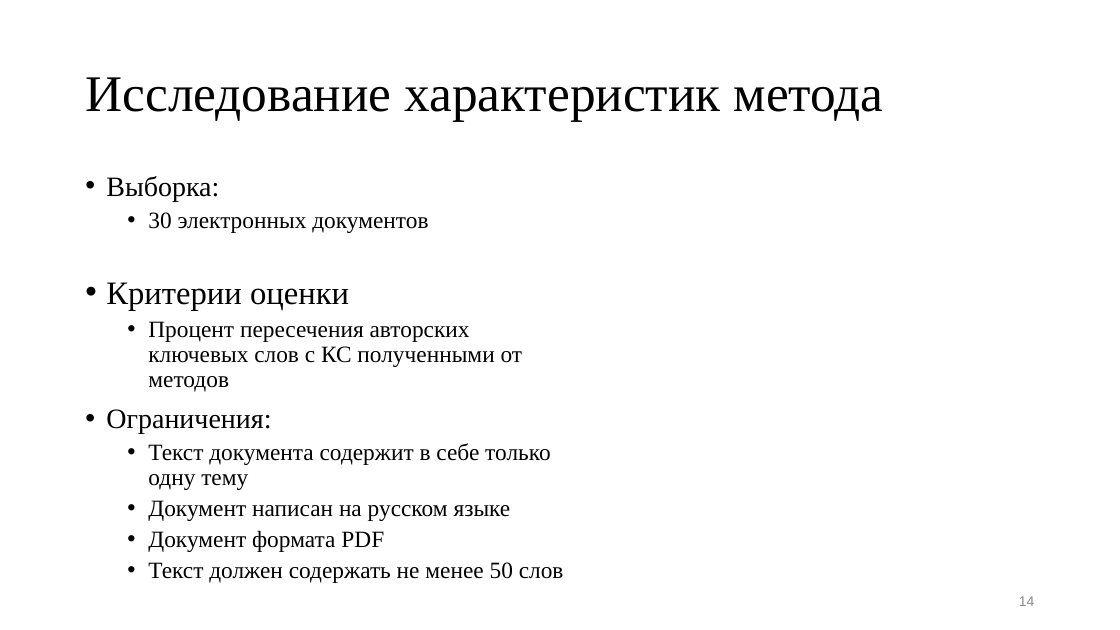
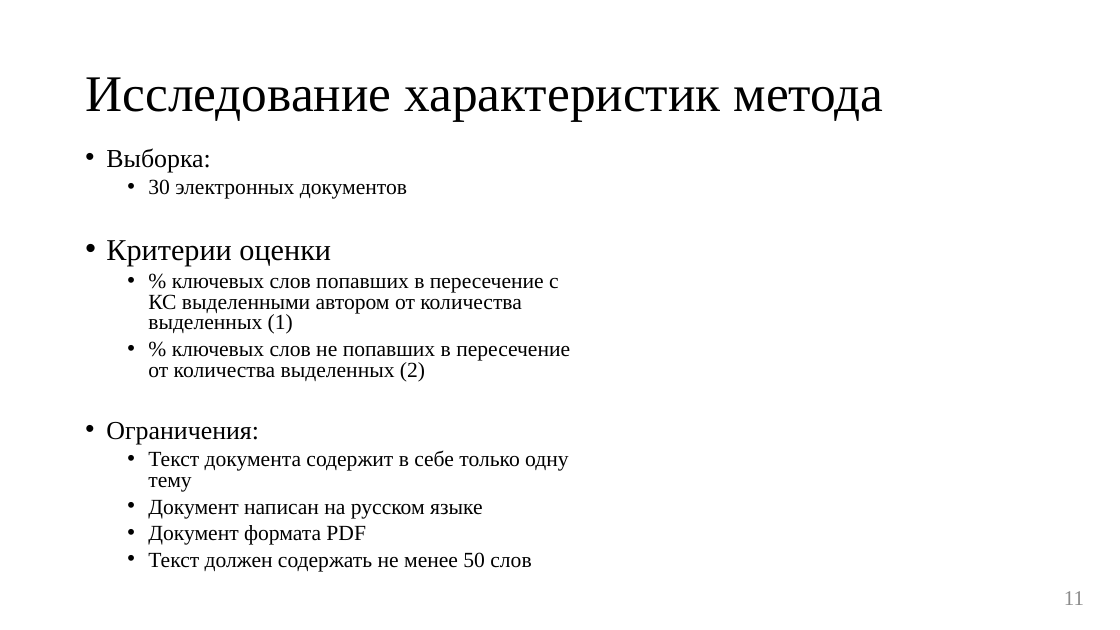
Before and after one commit to BroBezzubik/Diplome2021, a slide deck: slide 11 of Защита/Презентация_кор.pptx (slide 14 before the commit). Drawn at 1120x630 pixels with LibreOffice and Linux fonts; fonts in the diff are those of the drawing; grey boxes stand for pictures. Boxes give left, top, right and bottom in pixels: in the first picture for what was removed or moved away, otherwise in the second. Text is boxed around its words. In the diff, an @@ line names an element or a change of style, - is before the commit and + after.

```diff
--- a/Защита/Презентация_кор.pptx
+++ b/Защита/Презентация_кор.pptx
@@ text "Выборка:": place and size @@
-text "Выборка:" at bbox=[106, 176, 564, 583]
+text "Выборка:" at bbox=[106, 148, 570, 572]
@@ text at bbox=[106, 148, 568, 572]: size 24 to 22.2 pt in "Выборка:", "Ограничения:"; size 20 to 18.5 pt in "30 электронных документов", "Текст документа содержит в себе только одну ...", "Документ написан на русском языке", "Документ формата PDF" and 1 more places; size 28 to 25.9 pt in "Критерии оценки"; line spacing 0.9 to 0.8 @@
@@ text at bbox=[148, 278, 570, 382]: text changed; size 20 to 18.5 pt @@
-  • Процент пересечения авторских ключевых слов с КС полученными от методов
+  • % ключевых слов попавших в пересечение с КС выделенными автором от количества выделенных (1)
+  • % ключевых слов не попавших в пересечение от количества выделенных (2)
@@ page number removed at bbox=[1019, 596, 1035, 606] @@
-14
@@ page number added at bbox=[1064, 591, 1084, 605], 18 pt, text #8C8C8C @@
+11
```
Also in this commit, not shown: 5 other slides changed, 4 slides added, 7 slides removed, 4 other files.
